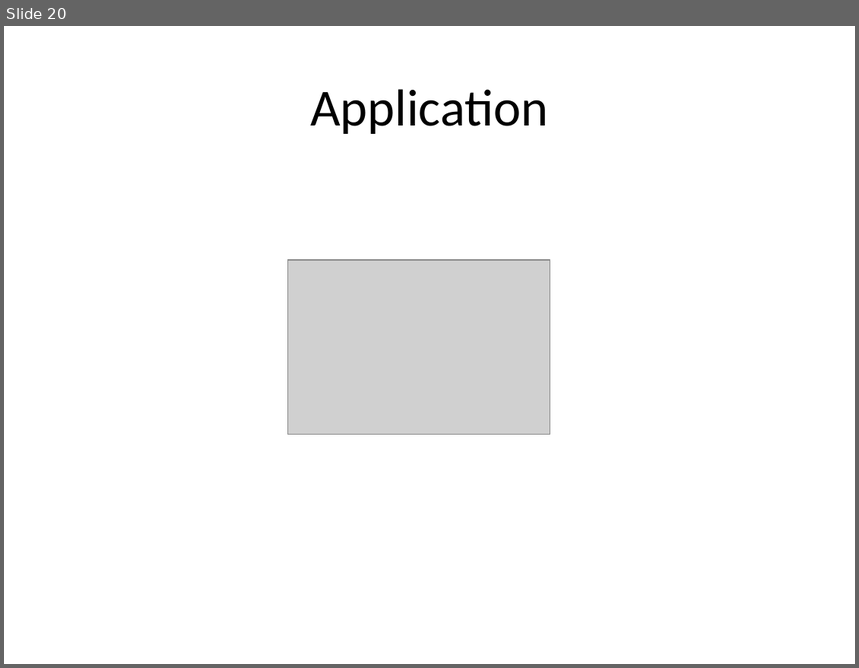
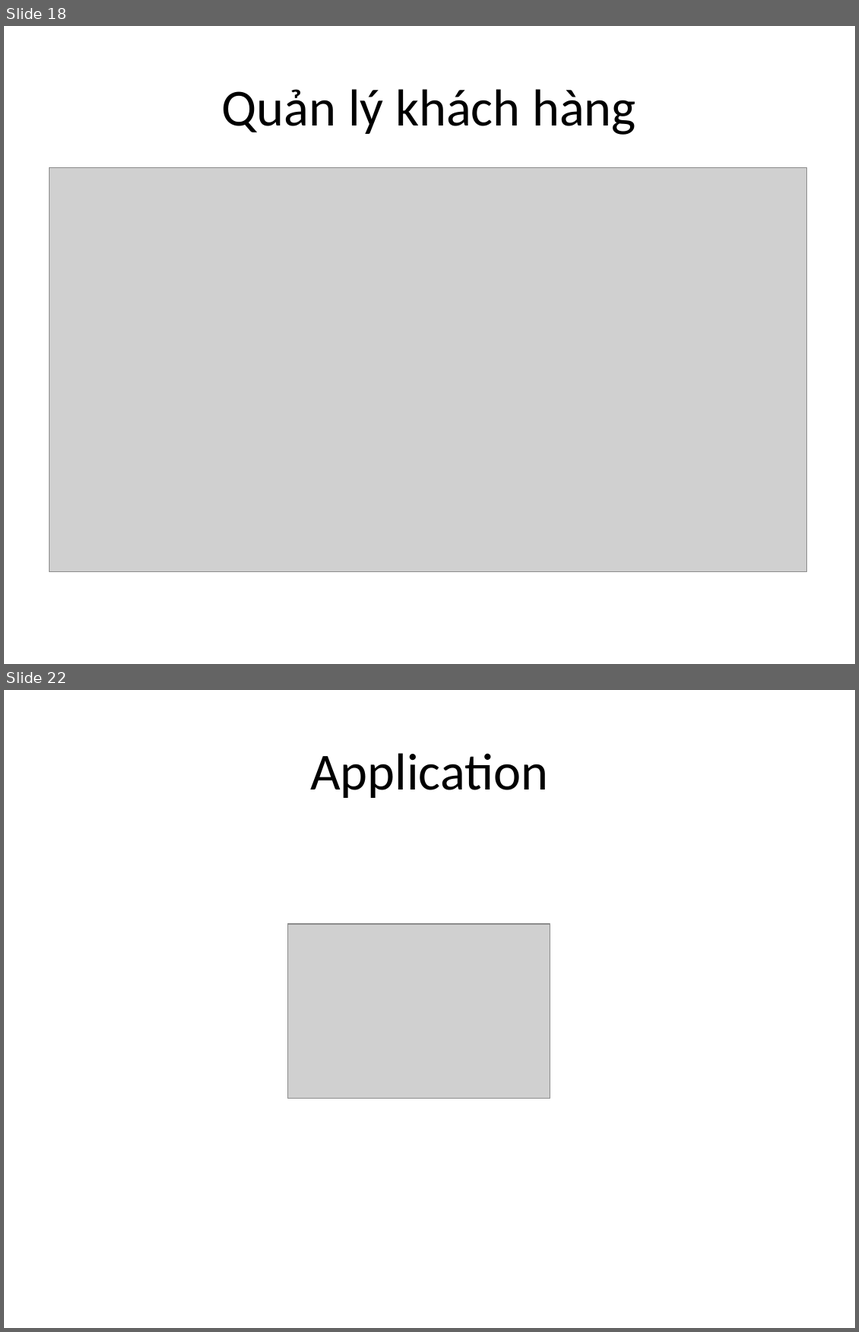
Before and after one commit to manhnd52/HustParkingLot, a slide deck: readme/slide.pptx. Shown one above the other, each under a label of ours: slide 20 before the commit, slides 18 and 22 after it; the slides between them are not shown. The pictures are 859x668 and 859x1332 pixels, drawn with LibreOffice and Linux fonts; fonts in the diff are those of the drawing; grey boxes stand for pictures. Boxes give left, top, right and bottom in pixels: in the first picture for what was removed or moved away, otherwise in the second. Text is boxed around its words. In the diff, an @@ line names an element or a change of style, - is before the commit and + after.

```diff
--- a/readme/slide.pptx
+++ b/readme/slide.pptx
@@ slide 18 added at <box>4,26,855,664</box>, background #FFFFFF @@
@@ title added at <box>222,89,636,135</box>, 44 pt, text #000000 @@
+Quản lý khách hàng
@@ picture added at <box>49,168,807,572</box> @@
@@ what was slide 20 is now slide 22 @@
```
Also in this commit, not shown: 3 slides changed, 3 other slides added, 2 slides removed, 2 other files.
